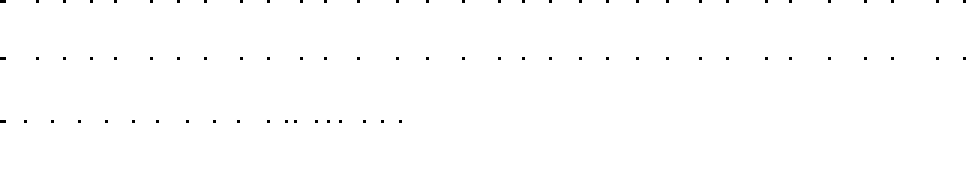
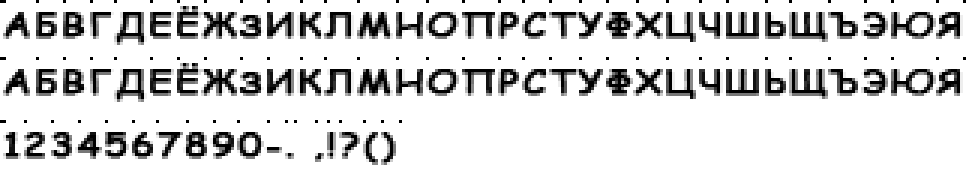
The second 969×171 image is a revision of the first. Changes to its layers:
painted on "Слой 4" over [left=3, top=63, right=963, bottom=102]
added layer "АБВГДЕЁЖЗИКЛМНОПРСТУФХЦЧШЬЩЪЭЮ" (1st of 2) above "АБВГДЕЁЖЗИКЛМНОПРСТУФХЦЧШЬЩЪЭЮ" over [left=3, top=63, right=963, bottom=102]
painted on "АБВГДЕЁЖЗИКЛМНОПРСТУФХЦЧШЬЩЪЭЮ" (2nd of 2) over [left=3, top=6, right=963, bottom=165]
showed "Слой 1" over [left=3, top=6, right=963, bottom=165]
